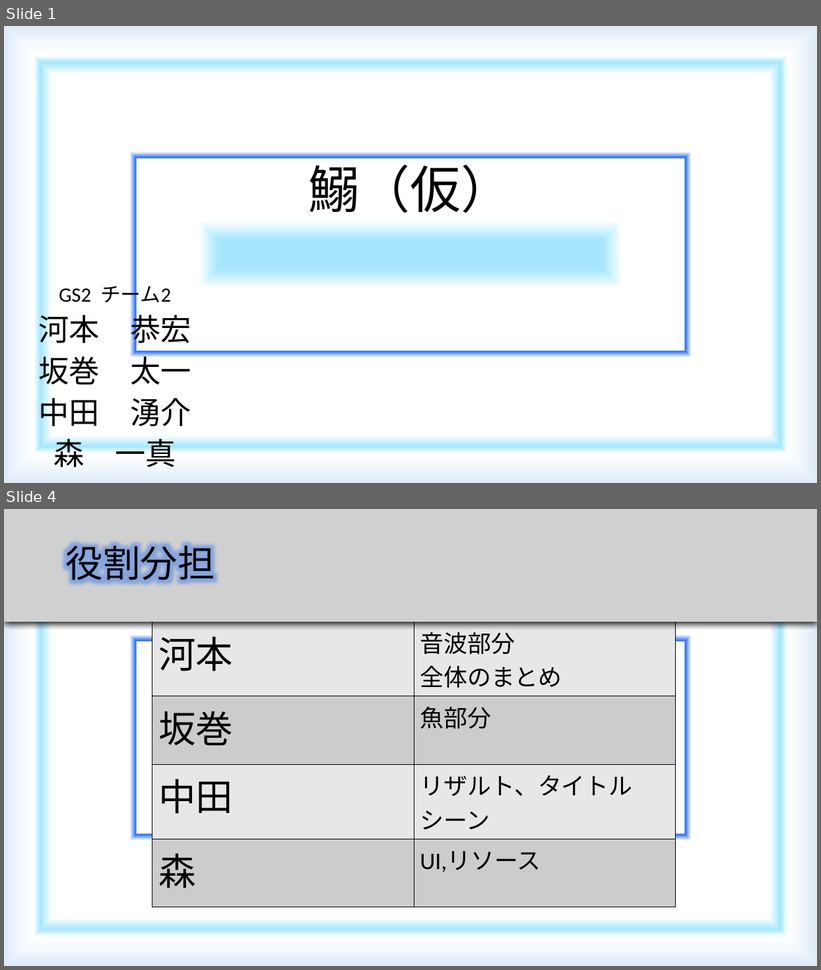
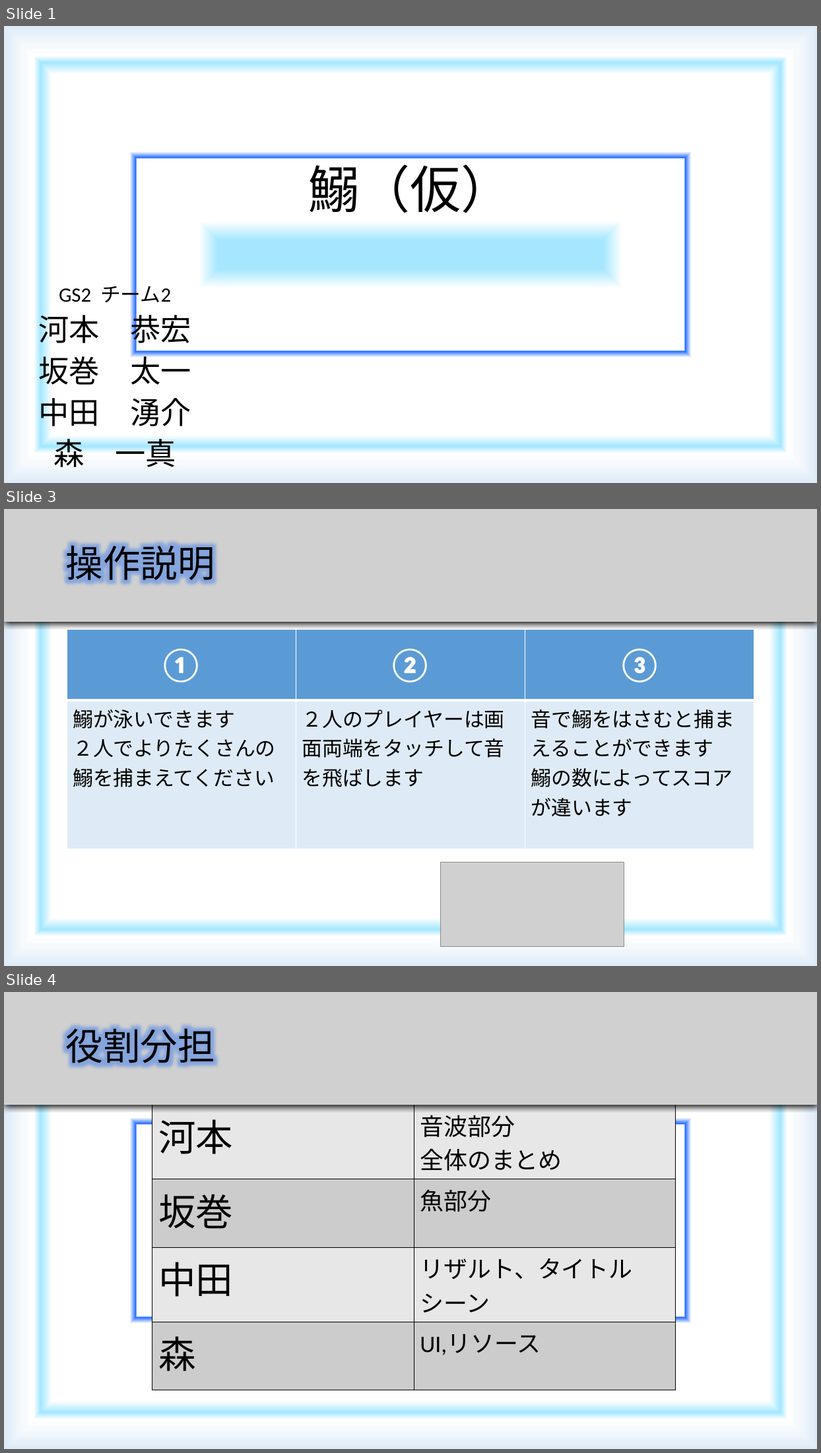
Before and after one commit to YasuhiroKawamoto/iwashi, a slide deck: 発表資料(鰯).pptx. Shown one above the other, each under a label of ours: slides 1 and 4 before the commit, slides 1, 3 and 4 after it; the slides between them are not shown. The pictures are 821x970 and 821x1453 pixels, drawn with LibreOffice and Linux fonts; fonts in the diff are those of the drawing; grey boxes stand for pictures. Boxes give left, top, right and bottom in pixels: in the first picture for what was removed or moved away, otherwise in the second. Text is boxed around its words. In the diff, an @@ line names an element or a change of style, - is before the commit and + after.

```diff
--- a/発表資料(鰯).pptx
+++ b/発表資料(鰯).pptx
@@ slide 3 added at (4, 509, 817, 966), background gradient #A6E7FF to #FFFFFF to #1B67FF to #A3E7FF to #F7FAFD to #DEEBF7 @@
@@ picture added at (4, 509, 817, 622) @@
@@ title added at (66, 539, 215, 587), 44 pt, text #000000 @@
+操作説明
@@ table added at (67, 630, 755, 846), 2 rows, 3 columns @@
+① | ② | ③
+鰯が泳いできます / ２人でよりたくさんの鰯を捕まえてください | ２人のプレイヤーは画面両端をタッチして音を飛ばします | 音で鰯をはさむと捕まえることができます / 鰯の数によってスコアが違います
@@ picture added at (441, 863, 625, 947) @@
```
Also in this commit, not shown: 1 slide changed, 1 other slide added, 1 slide removed.
